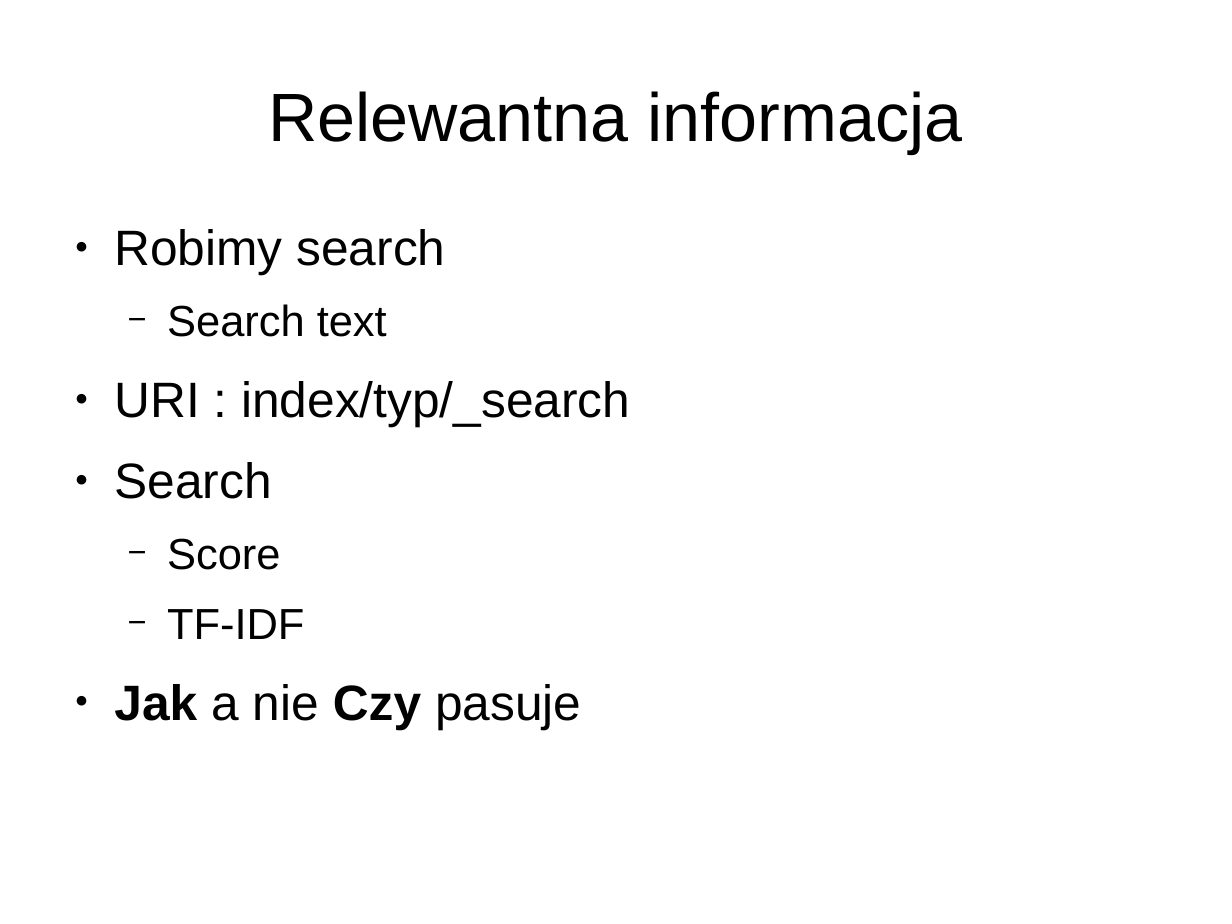
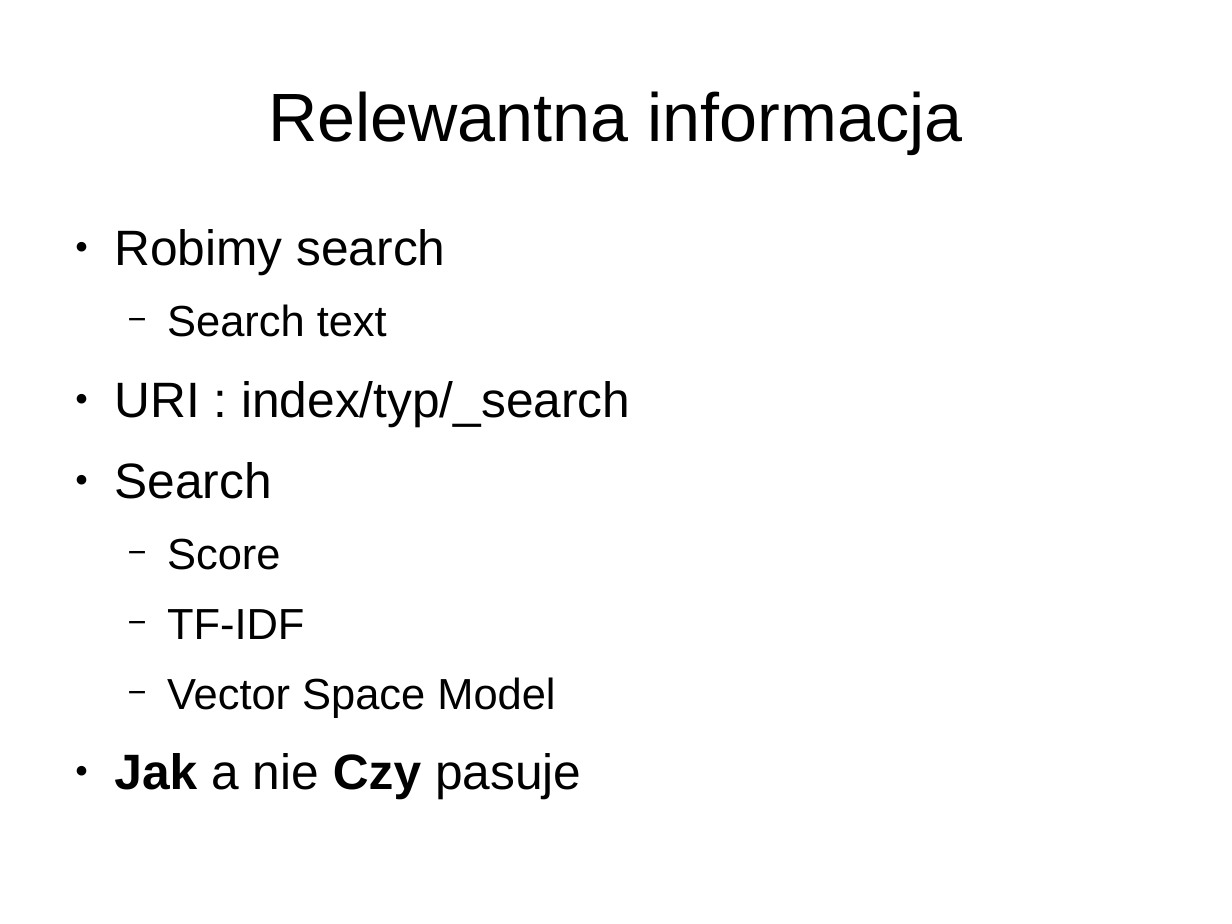
Before and after one commit to lukaszkuczynski/nieszukaj, a slide deck: slide 20 of znajduj.odp. Drawn at 1232x924 pixels with LibreOffice and Linux fonts; fonts in the diff are those of the drawing. Boxes give left, top, right and bottom in pixels: in the first picture for what was removed or moved away, otherwise in the second. Text is boxed around its words. In the diff, an @@ line names an element or a change of style, - is before the commit and + after.

```diff
--- a/znajduj.odp
+++ b/znajduj.odp
@@ text at (167, 677, 555, 718): paragraph added @@
+  − Vector Space Model
```
Also in this commit, not shown: 12 other slides changed, 4 slides added, 5 slides removed.
